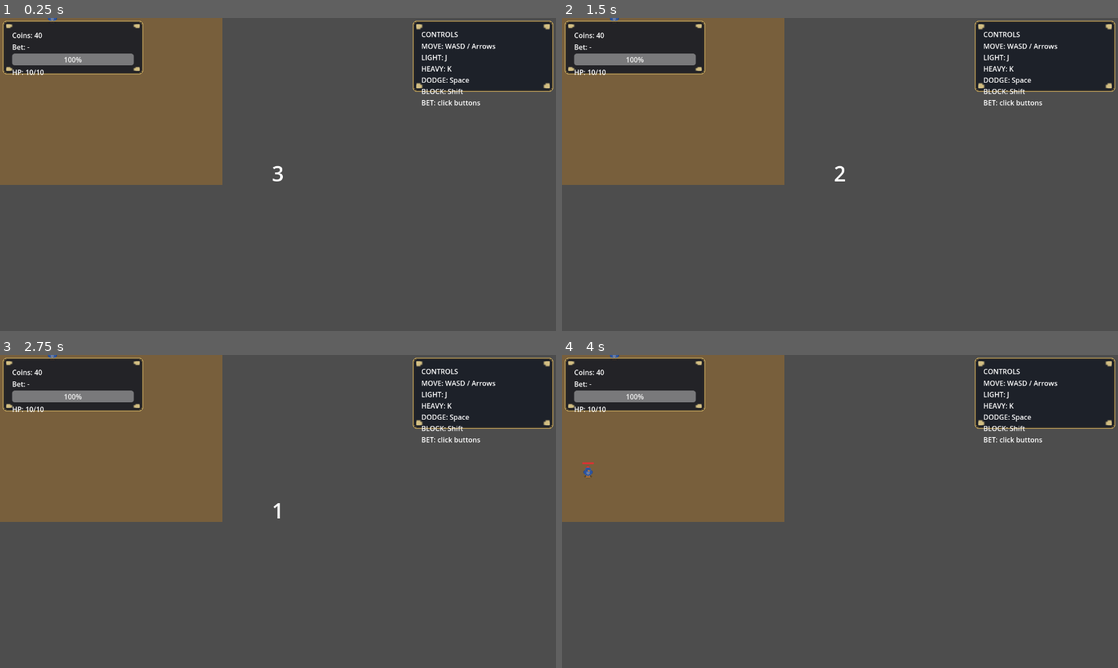
Above: before the commit, frames 1-4 (two rows, left to right).
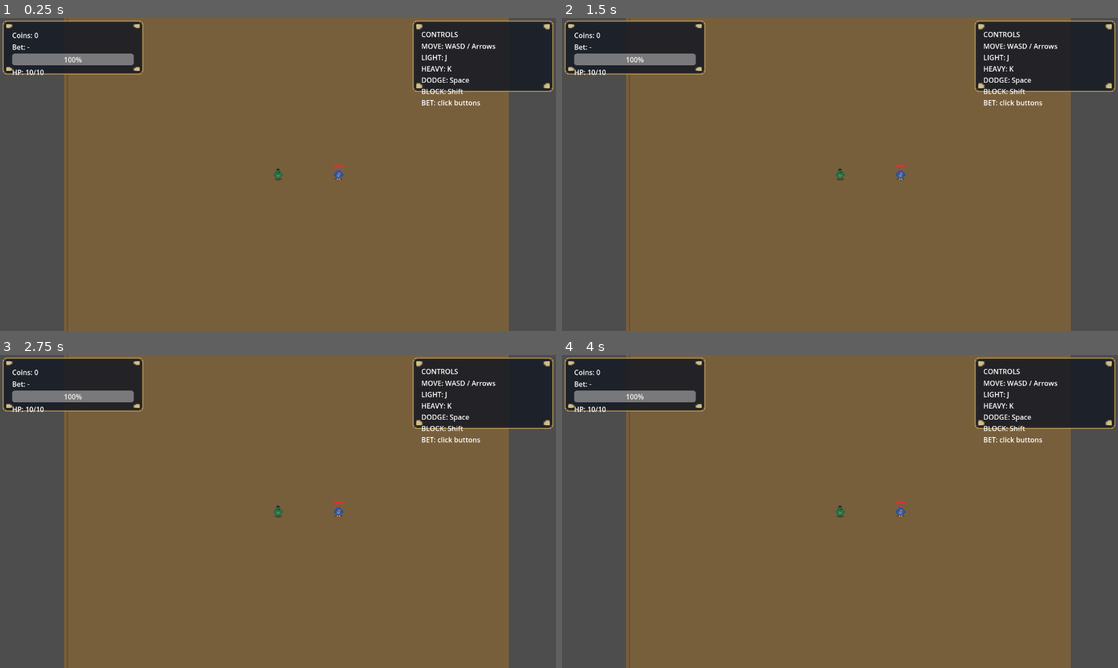
Above: after the commit, the same moments.

Repository: Faratas410/Gallicus-2.0
Game: Godot game, scene res://scenes/Main.tscn
The game is run twice, just before and just after one commit, with the same random seed, the same clock (stepped at 60 frames per second) and the same inputs.
Inputs:
- Up to frame 1 (0.25 s): no input
- Up to frame 2 (1.5 s): tap Enter at 0.5 s; hold D (move_right, bound only before the commit) 0.53-1.28 s; tap K (attack_heavy, bound only before the commit) at 0.6 s; tap Space (dodge, bound only before the commit) at 1.25 s; hold S (move_down, bound only before the commit) from 1.28 s (still down); tap J (attack_light, bound only before the commit) at 1.35 s
- Up to frame 3 (2.75 s): tap Enter at 2 s; release S (move_down, bound only before the commit) at 2.03 s; hold D (move_right, bound only before the commit) from 2.03 s (still down); hold L (block, bound only before the commit) from 2.03 s (still down)
- Up to frame 4 (4 s): tap Space (dodge, bound only before the commit) at 2.75, 2.85 s; release D (move_right, bound only before the commit) at 2.78 s; release L (block, bound only before the commit) at 2.78 s; hold W (move_up, bound only before the commit) 2.78-3.53 s; tap Enter at 3.5 s; hold A (move_left, bound only before the commit) from 3.53 s (still down); tap K (attack_heavy, bound only before the commit) at 3.6 s

The runs differ from the first frame. In frame 1, 65% of the frame differs, in the area x 0-92%, y 0-100%; in frame 2, 65%; in frame 3, 65%; in frame 4, 65%.
Error after the commit: Parse Error: Unexpected "?" in source. If you want a ternary operator, use "truthy_value if true_condition else falsy_value". (res://scripts/systems/run_manage…

Commit message:
Fix run respawn sanity and camera

Diff:
--- a/scripts/systems/run_manager.gd
+++ b/scripts/systems/run_manager.gd
@@ -78,6 +78,7 @@
 		return
 	set_phase(RunPhase.LIVE)
 	_spawn_wave_or_enemies()
+	_sanity_dump("after_new_run")
 
 func start_next_bet_round() -> void:
 	if _is_game_over:
@@ -88,6 +89,7 @@
 	set_phase(RunPhase.LIVE)
 	_clear_enemies()
 	_spawn_wave_or_enemies()
+	_sanity_dump("after_next_bet")
 
 func reset_run() -> void:
 	get_tree().paused = false
@@ -138,7 +140,10 @@
 	if existing_player == null and player_scene:
 		existing_player = player_scene.instantiate()
 		existing_player.name = "Player"
-		main.add_child(existing_player)
+		if _arena:
+			_arena.add_child(existing_player)
+		else:
+			main.add_child(existing_player)
 		if existing_player is Node2D:
 			existing_player.global_position = Vector2.ZERO
 		player_path = NodePath("../Player")
@@ -147,19 +152,32 @@
 		(_player as Node2D).global_position = Vector2.ZERO
 
 func _reset_or_respawn_player_full() -> void:
+	if _arena == null:
+		_arena = get_node_or_null(arena_path)
 	_player = _resolve_player()
 	if _player == null or not _player.is_inside_tree():
 		var main := get_parent()
 		if main != null and player_scene:
 			_player = player_scene.instantiate()
 			_player.name = "Player"
-			main.add_child(_player)
+			if _arena:
+				_arena.add_child(_player)
+			else:
+				main.add_child(_player)
 			if _player is Node2D:
 				(_player as Node2D).global_position = Vector2.ZERO
 			player_path = NodePath("../Player")
+	elif _arena and _player.get_parent() != _arena:
+		var player_node := _player
+		if player_node is Node:
+			var pos := player_node is Node2D ? (player_node as Node2D).global_position : Vector2.ZERO
+			player_node.reparent(_arena)
+			if player_node is Node2D:
+				(player_node as Node2D).global_position = pos
 	if _player != null and _player.has_method("reset_full_health"):
 		_player.call("reset_full_health")
 	_connect_player_signals()
+	_position_player_after_respawn()
 
 func _clear_enemies() -> void:
 	for enemy in get_tree().get_nodes_in_group("enemies"):
@@ -256,6 +274,7 @@
 func _on_player_spawned(player: Node) -> void:
 	_player = player
 	_connect_player_signals()
+	_position_player_after_respawn()
 	_apply_phase()
 
 func _set_gameplay_active(active: bool) -> void:
@@ -351,3 +370,52 @@
 	if _arena != null:
 		_arena.set_physics_process(active)
 		_arena.set_process(active)
+
+func _position_player_after_respawn() -> void:
+	if _player == null or not (_player is Node2D):
+		return
+	var spawn_pos := _get_spawn_position()
+	(_player as Node2D).global_position = spawn_pos
+	var cam := get_viewport().get_camera_2d()
+	if cam:
+		cam.global_position = spawn_pos
+
+func _get_spawn_position() -> Vector2:
+	if _arena and _arena is Node:
+		var spawn_node := _find_spawn_node(_arena)
+		if spawn_node and spawn_node is Node2D:
+			return (spawn_node as Node2D).global_position
+		if _arena is Node2D:
+			return (_arena as Node2D).global_position
+	return Vector2.ZERO
+
+func _find_spawn_node(root: Node) -> Node:
+	var direct := root.get_node_or_null("Spawn")
+	if direct:
+		return direct
+	var named := root.find_child("Spawn", true, false)
+	if named:
+		return named
+	var player_spawn := root.find_child("PlayerSpawn", true, false)
+	if player_spawn:
+		return player_spawn
+	return root.find_child("PlayerSpawnPoint", true, false)
+
+func _sanity_dump(tag: String) -> void:
+	var arena_info := "null"
+	if _arena:
+		var arena_pos := _arena is Node2D ? (_arena as Node2D).global_position : Vector2.ZERO
+		arena_info = "%s pos=%s" % [_arena.name, arena_pos]
+	var player_info := "null"
+	if _player:
+		var player_pos := _player is Node2D ? (_player as Node2D).global_position : Vector2.ZERO
+		player_info = "%s in_tree=%s pos=%s" % [_player.name, _player.is_inside_tree(), player_pos]
+	var cam := get_viewport().get_camera_2d()
+	var cam_info := "null"
+	if cam:
+		cam_info = "%s pos=%s" % [cam.name, cam.global_position]
+	var enemies_count := get_tree().get_nodes_in_group("enemies").size()
+	print(
+		"[sanity:%s] phase=%s arena=%s player=%s cam=%s enemies=%s"
+		% [tag, phase, arena_info, player_info, cam_info, enemies_count]
+	)
